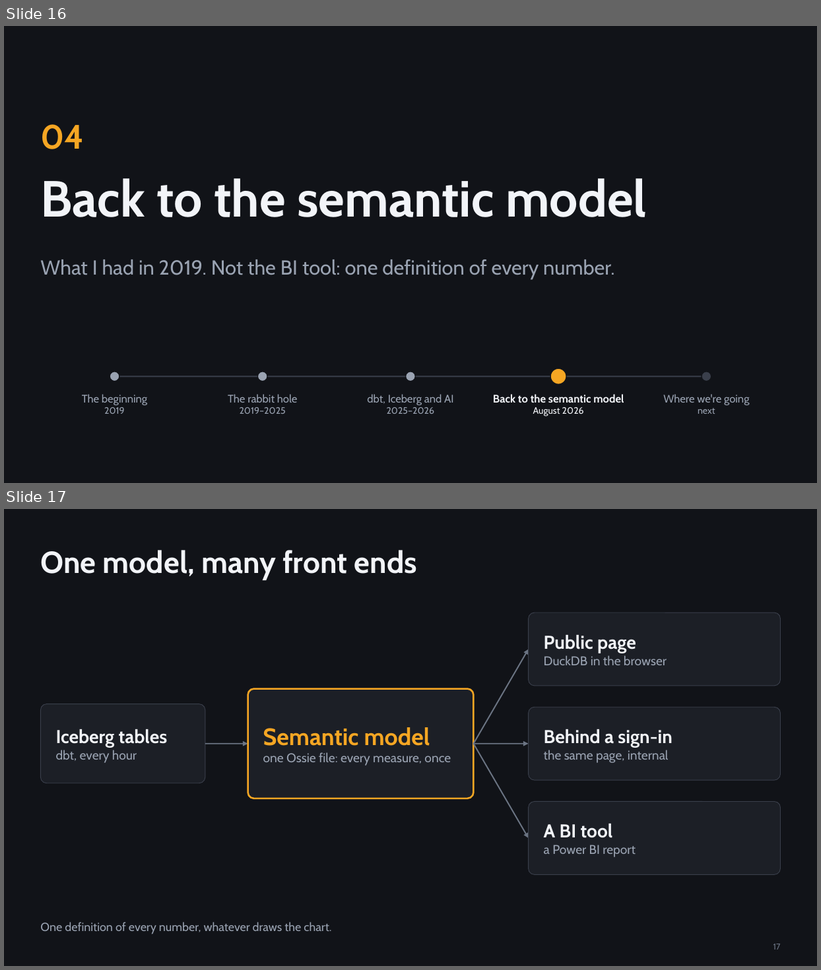
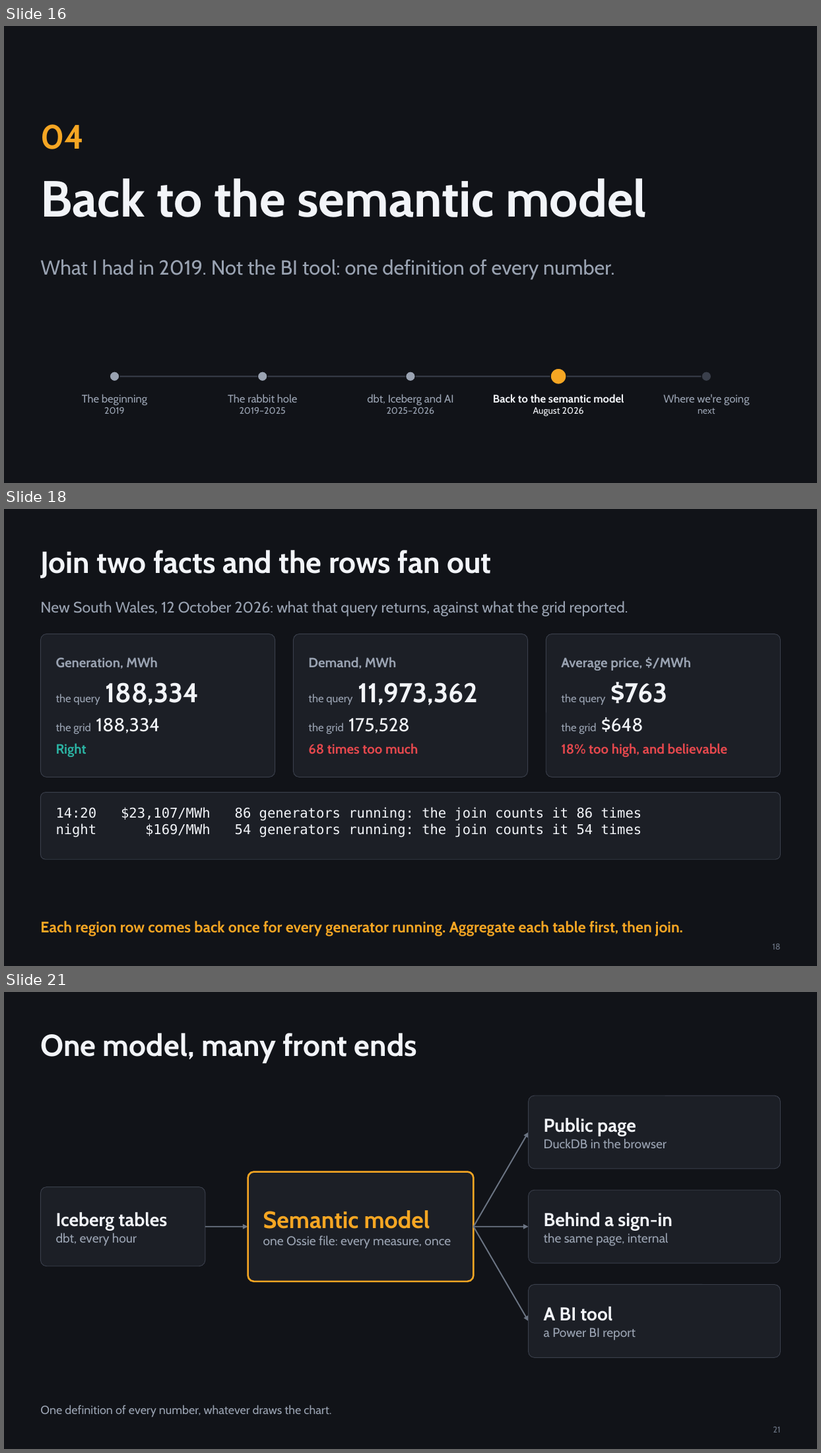
Before and after one commit to djouallah/presentations, a slide deck: analytics-as-code/analytics-as-code.pptx. Shown one above the other, each under a label of ours: slides 16 and 17 before the commit, slides 16, 18 and 21 after it; the slides between them are not shown. The pictures are 821x970 and 821x1453 pixels, drawn with LibreOffice and Linux fonts; fonts in the diff are those of the drawing. Boxes give left, top, right and bottom in pixels: in the first picture for what was removed or moved away, otherwise in the second. Text is boxed around its words. In the diff, an @@ line names an element or a change of style, - is before the commit and + after.

```diff
--- a/analytics-as-code/analytics-as-code.pptx
+++ b/analytics-as-code/analytics-as-code.pptx
@@ slide 18 added at (x1=4, y1=509, x2=817, y2=966), background #111318 @@
@@ title added at (x1=40, y1=550, x2=491, y2=578), 36 pt, text #F2F4F8, bold @@
+Join two facts and the rows fan out
@@ text added at (x1=40, y1=601, x2=628, y2=617), 18 pt, text #9AA3B2 @@
+New South Wales, 12 October 2026: what that query returns, against what the grid reported.
@@ rounded rectangle added at (x1=40, y1=634, x2=275, y2=778), fill #1C1F26, outline #3A3F4B 0.75 pt @@
@@ rounded rectangle added at (x1=293, y1=634, x2=527, y2=778), fill #1C1F26, outline #3A3F4B 0.75 pt @@
@@ rounded rectangle added at (x1=547, y1=634, x2=781, y2=778), fill #1C1F26, outline #3A3F4B 0.75 pt @@
@@ text added at (x1=56, y1=657, x2=199, y2=757), 16 pt, text #9AA3B2, bold @@
+Generation, MWh
+the query 188,334
+the grid 188,334
+Right
@@ text added at (x1=308, y1=657, x2=478, y2=755), 16 pt, text #9AA3B2, bold @@
+Demand, MWh
+the query 11,973,362
+the grid 175,528
+68 times too much
@@ text added at (x1=561, y1=657, x2=728, y2=757), 16 pt, text #9AA3B2, bold @@
+Average price, $/MWh
+the query $763
+the grid $648
+18% too high, and believable
@@ rounded rectangle added at (x1=40, y1=793, x2=781, y2=859), fill #1C1F26, outline #3A3F4B 0.75 pt @@
@@ text added at (x1=56, y1=807, x2=642, y2=838), 16 pt, text #F2F4F8 @@
+14:20 $23,107/MWh 86 generators running: the join counts it 86 times
+night $169/MWh 54 generators running: the join counts it 54 times
@@ text added at (x1=40, y1=921, x2=683, y2=937), 18 pt, text #F5A623, bold @@
+Each region row comes back once for every generator running. Aggregate each table first, then join.
@@ page number added at (x1=772, y1=944, x2=780, y2=950), 10 pt, text #6B7483 @@
+18
@@ what was slide 17 is now slide 21 @@
@@ page number at (x1=773, y1=1427, x2=780, y2=1433): text changed @@
-17
+21
```
Also in this commit, not shown: 4 other slides added, 7 other files.
